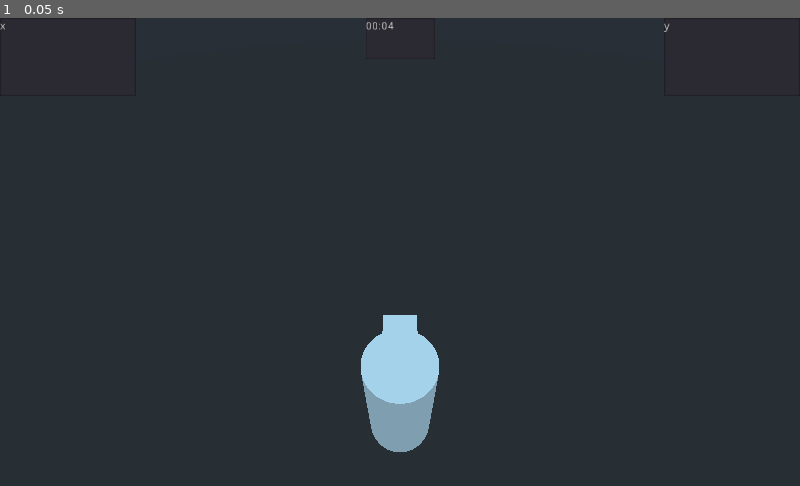
Above: before the commit, frame 1.
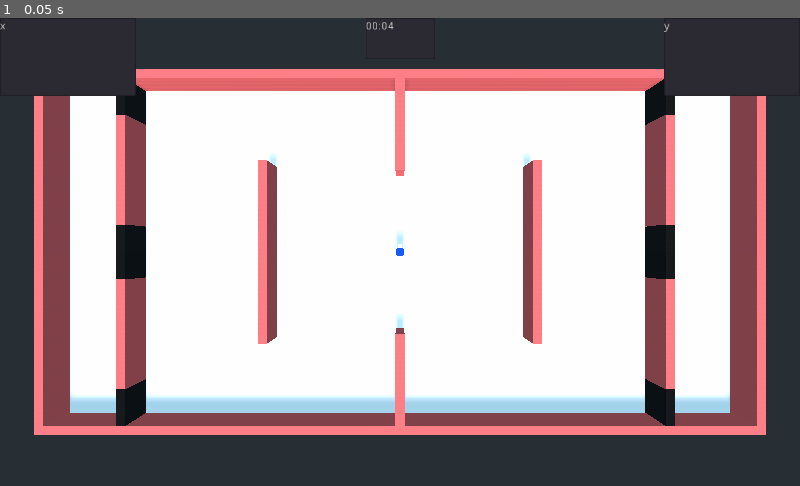
Above: after the commit, the same moment.

Repository: lizrad/fpspf
Game: Godot game, scene res://World.tscn
The game is run twice, just before and just after one commit, with the same random seed, the same clock (stepped at 60 frames per second) and the same inputs.
Inputs:
- Up to frame 1 (0.05 s): no input

The runs differ from the first frame. In frame 1, 70% of the frame differs, in the area x 4-96%, y 10-93%.

Commit message:
Add level to World

Diff:
--- a/Level/LevelManager.tscn
+++ b/Level/LevelManager.tscn
@@ -8,48 +8,51 @@
 [node name="LevelManager" type="Spatial"]
 script = ExtResource( 4 )
 
-[node name="PlayerBase1" parent="." instance=ExtResource( 2 )]
+[node name="DirectionalLight" type="DirectionalLight" parent="."]
+transform = Transform( 1, 0, 0, 0, 0.5, 0.866025, 0, -0.866025, 0.5, 0, 25, 0 )
+shadow_enabled = true
+directional_shadow_max_distance = 500.0
 
-[node name="PlayerBase2" parent="." instance=ExtResource( 2 )]
+[node name="Camera" type="Camera" parent="."]
+transform = Transform( 1, 0, 0, 0, -4.37114e-08, 1, 0, -1, -4.37114e-08, 0, 40, 0 )
+
+[node name="Level" type="Spatial" parent="."]
+transform = Transform( -2.18557e-08, 0, 0.5, 0, 0.5, 0, -0.5, 0, -2.18557e-08, 0, 0, 0 )
+
+[node name="Border" type="Spatial" parent="Level"]
+
+[node name="Wall" parent="Level/Border" instance=ExtResource( 3 )]
+transform = Transform( 1, 0, 0, 0, 3, 0, 0, 0, 80, 39, 4, 0 )
+
+[node name="Wall2" parent="Level/Border" instance=ExtResource( 3 )]
+transform = Transform( 1, 0, 0, 0, 3, 0, 0, 0, 80, -39, 4, 0 )
+
+[node name="Wall3" parent="Level/Border" instance=ExtResource( 3 )]
+transform = Transform( 38, 0, 0, 0, 3, 0, 0, 0, 1, 0, 4, -79 )
+
+[node name="Wall4" parent="Level/Border" instance=ExtResource( 3 )]
+transform = Transform( 38, 0, 0, 0, 3, 0, 0, 0, 1, 0, 4, 79 )
+
+[node name="LevelObstacles" type="Spatial" parent="Level"]
+
+[node name="Wall" parent="Level/LevelObstacles" instance=ExtResource( 3 )]
+transform = Transform( 20, 0, 0, 0, 3, 0, 0, 0, 1, 0, 4, 30 )
+
+[node name="Wall2" parent="Level/LevelObstacles" instance=ExtResource( 3 )]
+transform = Transform( 20, 0, 0, 0, 3, 0, 0, 0, 1, 0, 4, -30 )
+
+[node name="Wall3" parent="Level/LevelObstacles" instance=ExtResource( 3 )]
+transform = Transform( 10, 0, 0, 0, 3, 0, 0, 0, 1, 28, 4, 0 )
+
+[node name="Wall4" parent="Level/LevelObstacles" instance=ExtResource( 3 )]
+transform = Transform( 10, 0, 0, 0, 3, 0, 0, 0, 1, -28, 4, 0 )
+
+[node name="PlayerBase1" parent="Level" instance=ExtResource( 2 )]
+
+[node name="PlayerBase2" parent="Level" instance=ExtResource( 2 )]
 transform = Transform( 1, 0, 0, 0, 1, 0, 0, 0, 1, 0, 0, -120 )
 
-[node name="Ground" parent="." instance=ExtResource( 1 )]
+[node name="Ground" parent="Level" instance=ExtResource( 1 )]
 transform = Transform( 40, 0, 0, 0, 1, 0, 0, 0, 80, 0, 0, 0 )
 
-[node name="DirectionalLight" type="DirectionalLight" parent="."]
-transform = Transform( 1, 0, 0, 0, 0.5, 0.866025, 0, -0.866025, 0.5, 0, 17, 0 )
-
-[node name="Node" type="Node" parent="."]
-
-[node name="Camera" type="Camera" parent="."]
-transform = Transform( -4.37114e-08, -1, 0, -4.37114e-08, 1.91069e-15, 1, -1, 4.37114e-08, -4.37114e-08, 0, 80, 0 )
-
-[node name="Border" type="Spatial" parent="."]
-
-[node name="Wall" parent="Border" instance=ExtResource( 3 )]
-transform = Transform( 1, 0, 0, 0, 3, 0, 0, 0, 80, 39, 4, 0 )
-
-[node name="Wall2" parent="Border" instance=ExtResource( 3 )]
-transform = Transform( 1, 0, 0, 0, 3, 0, 0, 0, 80, -39, 4, 0 )
-
-[node name="Wall3" parent="Border" instance=ExtResource( 3 )]
-transform = Transform( 38, 0, 0, 0, 3, 0, 0, 0, 1, 0, 4, -79 )
-
-[node name="Wall4" parent="Border" instance=ExtResource( 3 )]
-transform = Transform( 38, 0, 0, 0, 3, 0, 0, 0, 1, 0, 4, 79 )
-
-[node name="LevelObstacles" type="Spatial" parent="."]
-
-[node name="Wall" parent="LevelObstacles" instance=ExtResource( 3 )]
-transform = Transform( 20, 0, 0, 0, 3, 0, 0, 0, 1, 0, 4, 30 )
-
-[node name="Wall2" parent="LevelObstacles" instance=ExtResource( 3 )]
-transform = Transform( 20, 0, 0, 0, 3, 0, 0, 0, 1, 0, 4, -30 )
-
-[node name="Wall3" parent="LevelObstacles" instance=ExtResource( 3 )]
-transform = Transform( 10, 0, 0, 0, 3, 0, 0, 0, 1, 28, 4, 0 )
-
-[node name="Wall4" parent="LevelObstacles" instance=ExtResource( 3 )]
-transform = Transform( 10, 0, 0, 0, 3, 0, 0, 0, 1, -28, 4, 0 )
-
-[editable path="Ground"]
+[editable path="Level/Ground"]
--- a/Players/PlayerMesh.tscn
+++ b/Players/PlayerMesh.tscn
@@ -1,8 +1,11 @@
-[gd_scene load_steps=3 format=2]
+[gd_scene load_steps=4 format=2]
 
 [sub_resource type="CylinderMesh" id=1]
 top_radius = 0.5
 bottom_radius = 0.5
+
+[sub_resource type="SpatialMaterial" id=2]
+albedo_color = Color( 0, 0.27451, 1, 1 )
 
 [sub_resource type="CubeMesh" id=3]
 size = Vector3( 0.5, 0.5, 0.5 )
@@ -12,7 +15,7 @@
 [node name="CharacterMesh" type="MeshInstance" parent="."]
 transform = Transform( 1, 0, 0, 0, 1, 0, 0, 0, 1, 0, 1, 0 )
 mesh = SubResource( 1 )
-material/0 = null
+material/0 = SubResource( 2 )
 
 [node name="ForwardMesh" type="MeshInstance" parent="."]
 transform = Transform( 1, 0, 0, 0, 1, 0, 0, 0, 1, 0, 1.57337, -0.607265 )
--- a/World.tscn
+++ b/World.tscn
@@ -1,9 +1,10 @@
-[gd_scene load_steps=5 format=2]
+[gd_scene load_steps=6 format=2]
 
 [ext_resource path="res://Players/PlayerManager.tscn" type="PackedScene" id=1]
 [ext_resource path="res://World.gd" type="Script" id=2]
 [ext_resource path="res://UI/Timer.tscn" type="PackedScene" id=3]
 [ext_resource path="res://UI/Score.tscn" type="PackedScene" id=4]
+[ext_resource path="res://Level/LevelManager.tscn" type="PackedScene" id=5]
 
 [node name="World" type="Spatial"]
 script = ExtResource( 2 )
@@ -24,5 +25,5 @@
 
 [node name="PlayerManager" parent="PlayerManagers" instance=ExtResource( 1 )]
 
-[node name="Camera" type="Camera" parent="."]
-transform = Transform( 1, 0, 0, 0, 0.707107, 0.707107, 0, -0.707107, 0.707107, 0, 6, 2 )
+[node name="LevelManager" parent="." instance=ExtResource( 5 )]
+transform = Transform( 1, 0, 0, 0, 1, 0, 0, 0, 1, 0, -1, 0 )
